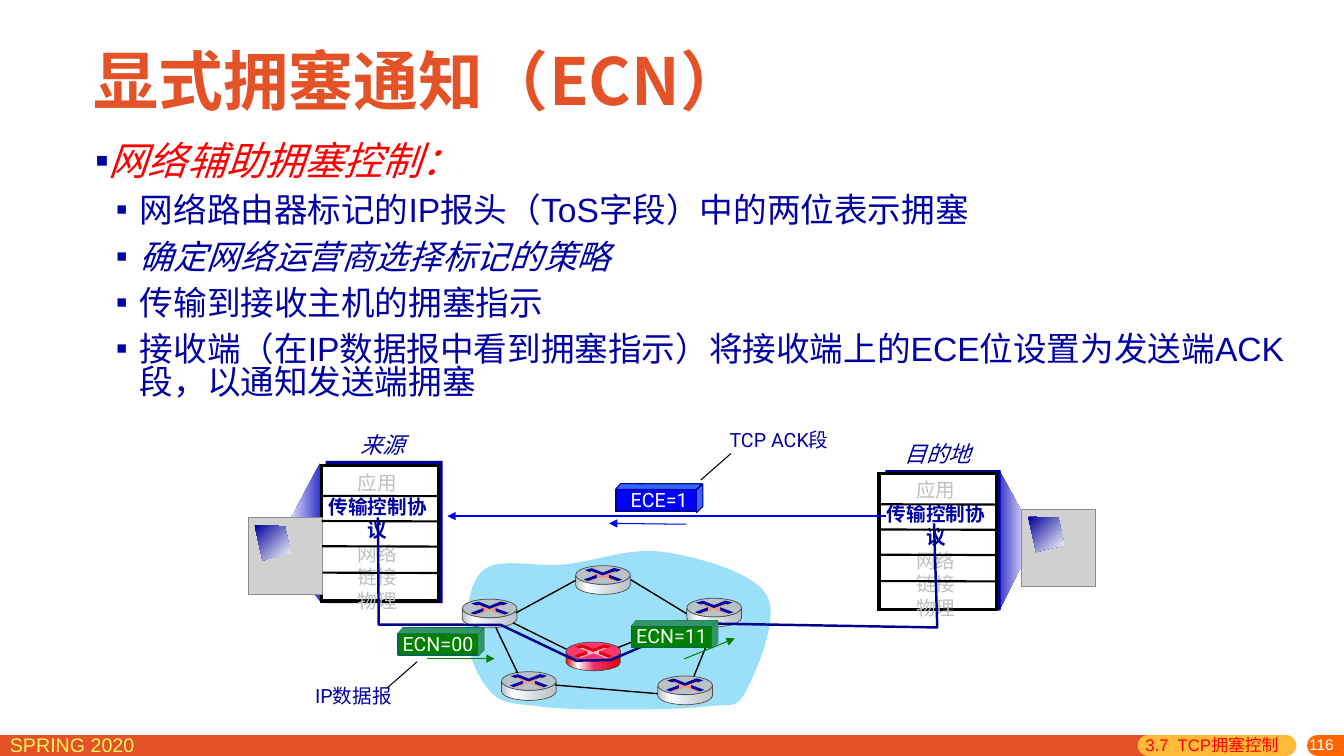
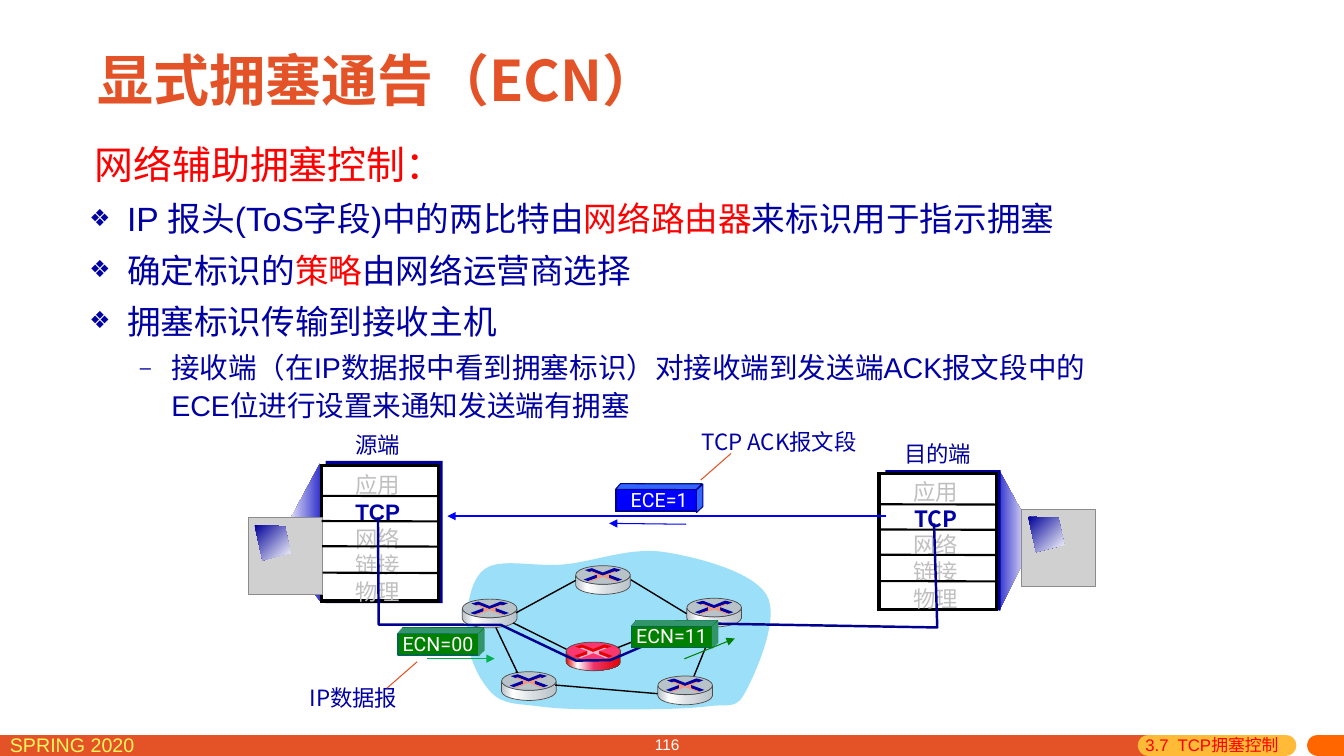
Before and after one commit to network-distributed/presentations, a slide deck: slide 116 of chapter3_cn.pptx. Drawn at 1344x756 pixels with LibreOffice and Linux fonts; fonts in the diff are those of the drawing; grey boxes stand for pictures. Boxes give left, top, right and bottom in pixels: in the first picture for what was removed or moved away, otherwise in the second. Text is boxed around its words. In the diff, an @@ line names an element or a change of style, - is before the commit and + after.

```diff
--- a/chapter3_cn.pptx
+++ b/chapter3_cn.pptx
@@ title at box(98, 53, 659, 107): text changed; size 46.4 to 40 pt @@
-显式拥塞通知（ECN）
+显式拥塞通告（ECN）
@@ text at box(95, 146, 444, 182): size 28 to 27.8 pt, font Arial to Noto Sans CJK SC, italic off in "网络辅助拥塞控制："; bullet ▪ to none; line spacing 0.8 to 0.9 @@
@@ text at box(127, 202, 1085, 381): text changed; size 24 to 24.1 pt @@
-▪ 网络路由器标记的IP报头（ToS字段）中的两位表示拥塞
-▪ 确定网络运营商选择标记的策略
-▪ 传输到接收主机的拥塞指示
-▪ 接收端（在IP数据报中看到拥塞指示）将接收端上的ECE位设置为发送端ACK段，以通知发送端拥塞
+❖ IP 报头(ToS字段)中的两比特由网络路由器来标识用于指示拥塞
+❖ 确定标识的策略由网络运营商选择
+❖ 拥塞标识传输到接收主机
+  – 接收端（在IP数据报中看到拥塞标识）对接收端到发送端ACK报文段中的ECE位进行设置来通知发送端有拥塞
@@ text at box(355, 434, 400, 455): text changed; italic off @@
-来源
+源端
@@ text at box(701, 431, 857, 455): text changed; size 14 to 16 pt; font Roboto to Noto Sans CJK SC @@
-TCP ACK段
+TCP ACK报文段
@@ text at box(904, 443, 971, 464): text changed; font Roboto to Noto Sans CJK SC; italic off @@
-目的地
+目的端
@@ text at box(355, 474, 400, 606): size 14 to 16 pt in "应用", "网络", "链接", "物理" @@
@@ line (731, 454) - (701, 480): stroke #000000 0.75 pt to #E45327 0.75 pt @@
@@ text at box(355, 504, 400, 525): text changed; size 14 to 16 pt @@
-传输控制协议
+TCP
@@ text at box(914, 481, 959, 613): size 14 to 16 pt, font Arial to Noto Sans CJK SC in "应用", "网络", "链接", "物理" @@
@@ text at box(915, 504, 958, 532): text changed; size 14 to 16 pt; font Arial to Noto Sans CJK SC @@
-传输控制协议
+TCP
@@ arrow (427, 658) - (495, 658): stroke #008000 0.75 pt to #00B050 0.75 pt @@
@@ text "IP数据报" at box(310, 683, 398, 708): size 14 to 16 pt, font Roboto to Noto Sans CJK SC @@
@@ line (417, 662) - (387, 689): stroke #000000 0.75 pt to #E45327 0.75 pt @@
@@ page number added at box(655, 739, 680, 750), 11 pt, text #FFFFFF @@
+116
@@ page number rewrapped from box(1309, 737, 1334, 753) to box(1100, 754, 1344, 756) @@
```
Also in this commit, not shown: 123 other slides changed, 1 slide removed, 1 other file.
